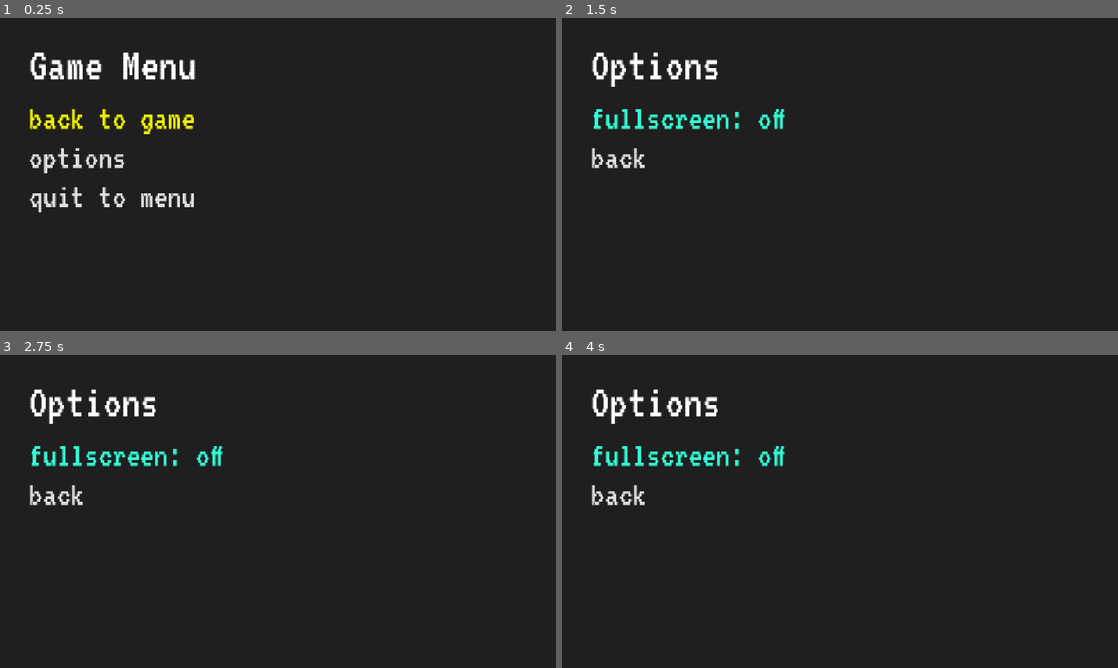
Above: before the commit, frames 1-4 (two rows, left to right).
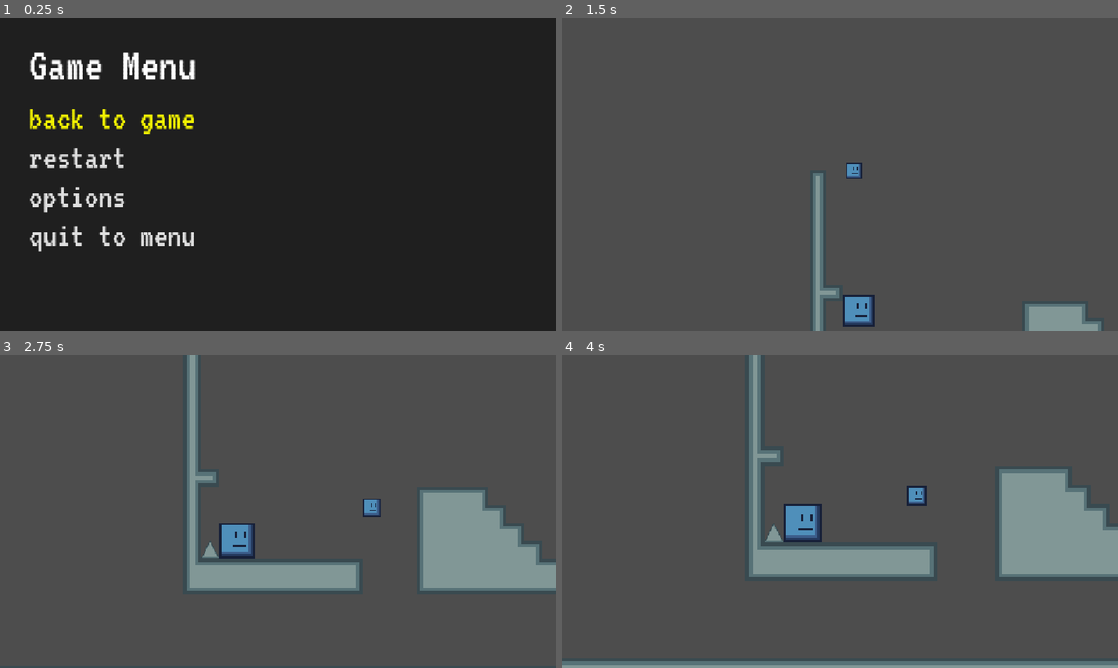
Above: after the commit, the same moments.

Repository: itstntcraft123/small-guy-big-guy
Game: Godot game, scene res://scenes/game_menu.tscn
Same seed, same stepped clock (60 frames per second), same inputs: the game is played once before the commit and once after it. This scene is started directly instead of the project's main scene.
Inputs (mouse positions are in pixels of both pictures, inside the frame that each line leads up to):
- Up to frame 1 (0.25 s): no input
- Up to frame 2 (1.5 s): click (689, 158) at 0.5 s, where only the run after the commit has a clickable "restart"; move the mouse to (962, 158) at 1.27 s; hold D (small_right) from 1.28 s (still down); tap Alt at 1.35 s; click (962, 158) at 1.42 s
- Up to frame 3 (2.75 s): keep holding D (small_right); tap W (small_jump) at 1.52, 2.27 s; move the mouse to (166, 527) at 2.02 s; tap Shift at 2.1 s
- Up to frame 4 (4 s): move the mouse to (895, 442) at 2.77 s; release D (small_right) at 2.78 s; hold A (small_left) 2.78-3.53 s; tap Alt at 2.85 s; move the mouse to (812, 574) at 3.52 s; hold D (small_right) from 3.53 s (still down); tap Shift at 3.6 s; click (812, 574) at 3.67 s; tap W (small_jump) at 3.77 s

The runs differ from the first frame. In frame 1, 1.7% of the frame differs, in the area x 5-35%, y 41-75%; in frame 2, 100%, in the area x 0-100%, y 0-100%; in frame 3, 100%; in frame 4, 100%.

Commit message:
add restart button in game menu

Diff:
--- a/scenes/game.tscn
+++ b/scenes/game.tscn
@@ -15,7 +15,6 @@
 
 [node name="BigGuy" parent="." unique_id=1109696247 instance=ExtResource("3_lbhrr")]
 position = Vector2(46, 0)
-rotation = -0.0011820737
 move_left_action = "big_left"
 move_right_action = "big_right"
 jump_action = "big_jump"
--- a/scenes/game_menu.tscn
+++ b/scenes/game_menu.tscn
@@ -51,6 +51,12 @@
 text = "back to game"
 alignment = 0
 
+[node name="Restart" type="Button" parent="MarginContainer/VBoxContainer/SelectMenu" unique_id=1945219680]
+custom_maximum_size = Vector2(400, -1)
+layout_mode = 2
+text = "restart"
+alignment = 0
+
 [node name="Options" type="Button" parent="MarginContainer/VBoxContainer/SelectMenu" unique_id=510593866]
 custom_maximum_size = Vector2(250, -1)
 layout_mode = 2
--- a/scripts/game_menu.gd
+++ b/scripts/game_menu.gd
@@ -19,6 +19,9 @@
 		"BackToGame":
 			get_tree().paused = false
 			queue_free()
+		"Restart":
+			get_tree().paused = false
+			get_tree().change_scene_to_file("res://scenes/game.tscn")
 		"Options":
 			add_child(options_menu.instantiate())
 			$MarginContainer.hide()
